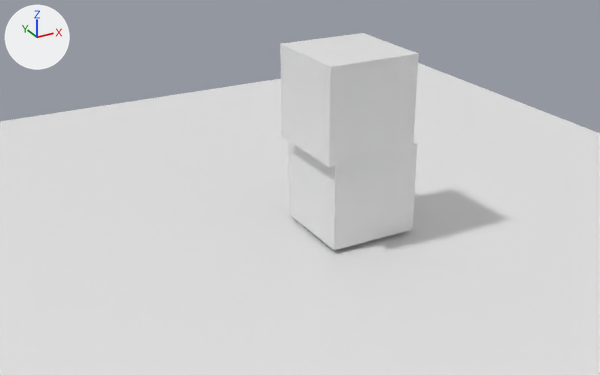
Renders of the Blender file src/assets/scene.blend from each side of a commit.
Both versions are drawn from a camera (50 mm lens) standing at (-9.03, -14.13, 8.27) and looking at (-2.01, -1.38, 1.9). Lighting does not change. The marker at upper left points along +X, +Y and +Z.

Objects in the first picture: 'cube-brick.000', 'cube-brick.001', 'floor'.
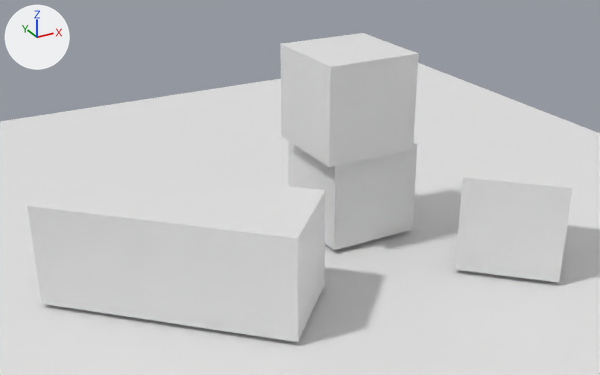
Commit message: add more bricks

Where the change shows, as pixel boxes [x1, y1, x2, y2] in the pictures (600 x 375 px):
'cube-brick.003', added
    after: [27, 164, 326, 342]
'cube-brick.002', added
    after: [455, 142, 573, 282]

What changed in the scene script:
```text
Add me_cube_brick_001:
    me_cube_brick_001.from_pydata(...)  # a box spanning x -2.46..2.46, y -1.0..1.0, z -1.0..1.0
Add ob_cube_brick_003:
    ob_cube_brick_003 = bpy.data.objects.new('cube-brick.003', me_cube_brick_001)
    ob_cube_brick_003.parent = ob_bricks
    ob_cube_brick_003.location = (-4.351, -1.137, 1.096)
    ob_cube_brick_003.rotation_euler = (0.0, 0.0, -0.76)  # degrees (0, 0, -44)
Add ob_cube_brick_002:
    ob_cube_brick_002 = bpy.data.objects.new('cube-brick.002', me_cube_brick)
    ob_cube_brick_002.parent = ob_bricks
    ob_cube_brick_002.location = (2.123, -2.811, 1.096)
    ob_cube_brick_002.rotation_euler = (0.0, 0.0, -0.76)  # degrees (0, 0, -44)
```
